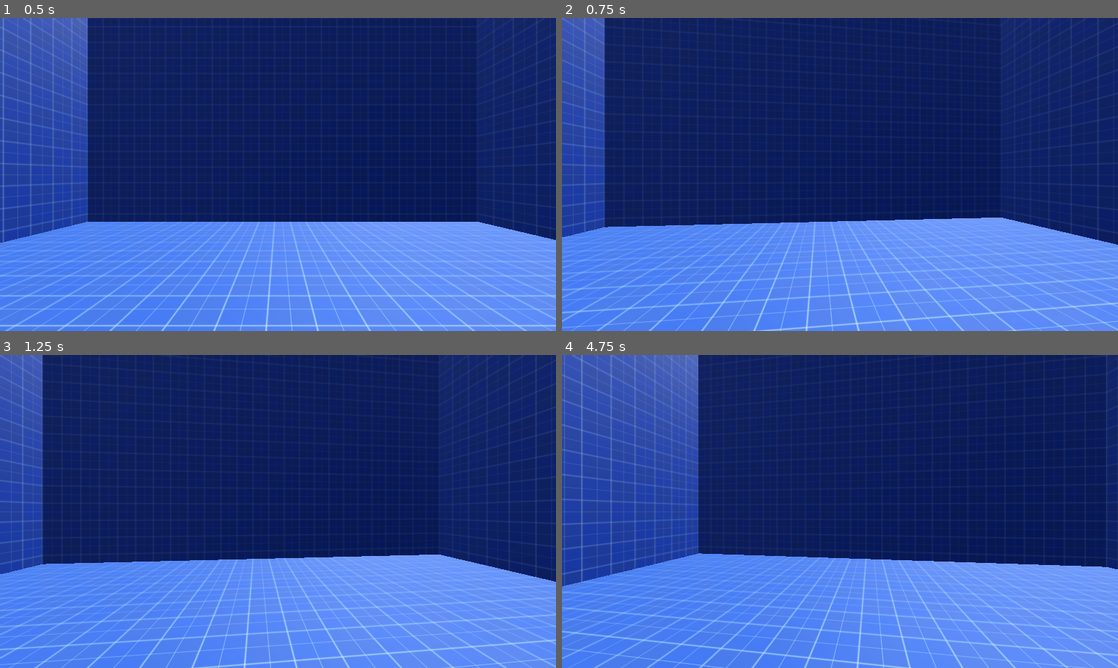
Above: before the commit, frames 1-4 (two rows, left to right).
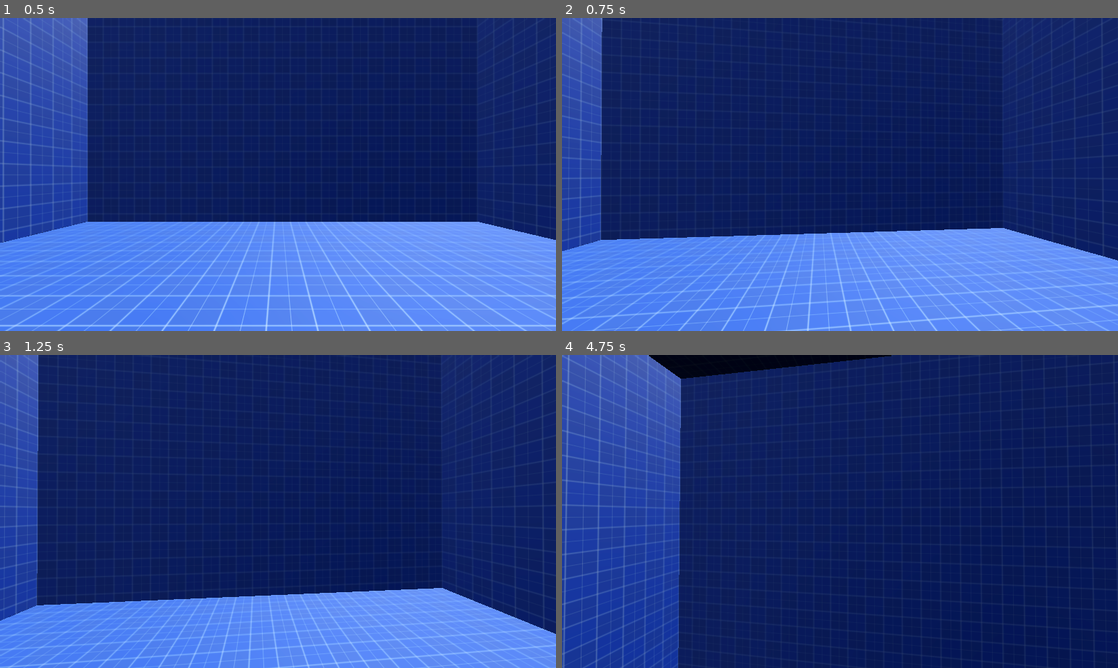
Above: after the commit, the same moments.

Repository: Lyfriss/GMTK_summer_game_jam
Game: Godot game, scene res://Levels/level_0.tscn
Same seed, same stepped clock (60 frames per second), same inputs: the game is played once before the commit and once after it. The project has no main scene, so this scene is started directly.
Inputs (mouse positions are in pixels of both pictures, inside the frame that each line leads up to):
- Up to frame 1 (0.5 s): no input
- Up to frame 2 (0.75 s): tap Enter at 0.5 s; move the mouse to (867, 174) at 0.52 s; hold Q (move_up, bound only after the commit) from 0.53 s (still down); tap W (move_foward, bound only after the commit) at 0.6 s
- Up to frame 3 (1.25 s): keep holding Q (move_up, bound only after the commit)
- Up to frame 4 (4.75 s): keep holding Q (move_up, bound only after the commit); move the mouse to (812, 511) at 1.27 s; tap Left (recording_scroll_backward) at 1.35, 4.35 s; tap W (move_foward, bound only after the commit) at 1.55, 2.3, 2.85, 3.6, 4.55 s; move the mouse to (851, 505) at 2.02 s; hold Right (recording_scroll_foward) 2.03-2.78 s; move the mouse to (834, 517) at 2.77 s; move the mouse to (878, 514) at 3.52 s; move the mouse to (795, 508) at 4.27 s

Frame 1 is identical in both runs. In frame 2, 9.3% of the frame differs, in the area x 0-100%, y 0-100%; in frame 3, 17%; in frame 4, 39%.

Commit message:
Player movement in 3D

Diff:
--- a/Scripts/player.gd
+++ b/Scripts/player.gd
@@ -2,6 +2,7 @@
 
 @export var normal_speed : float = 7.5
 @export var mouse_sensetivity : float = 100
+var max_pitch : float = 90
 var mouse_delta : Vector2
 
 func _ready() -> void:
@@ -15,8 +16,25 @@
 
 	if event is InputEventMouseMotion and Input.mouse_mode == Input.MOUSE_MODE_CAPTURED :
 		mouse_delta = event.relative
-		print("Mouse Delta: " +str(mouse_delta))
 
 func _physics_process(delta: float) -> void:
+	manage_rotation(delta)
+
+	if Input.is_action_pressed("move_up"):
+		velocity.y = normal_speed
+
+	if Input.is_action_pressed("move_down"):
+		velocity.y = -normal_speed
+
+	var input_vector := Input.get_vector("move_left","move_right","move_foward","move_backward").normalized()
+	var direction := transform.basis * Vector3(input_vector.x, 0, input_vector.y)
+	velocity = lerp(velocity, direction * normal_speed, 10 * delta)
+
+	move_and_slide()
+
+
+func manage_rotation(delta: float) -> void:
 	rotation.y -= mouse_delta.x * delta * mouse_sensetivity * 0.001
+	rotation.x -= mouse_delta.y * delta * mouse_sensetivity * 0.001
+	rotation.x = clamp(rotation.x, -deg_to_rad(max_pitch), deg_to_rad(max_pitch))
 	mouse_delta = Vector2.ZERO
--- a/project.godot
+++ b/project.godot
@@ -30,6 +30,26 @@
 "events": [Object(InputEventKey,"resource_local_to_scene":false,"resource_name":"","device":-1,"window_id":0,"alt_press …(191 unchanged characters)…
 ]
 }
+move_foward={
+"deadzone": 0.2,
+"events": [Object(InputEventKey,"resource_local_to_scene":false,"resource_name":"","device":-1,"window_id":0,"alt_pressed":false,"shift_pressed":false,"ctrl_pressed":false,"meta_pressed":false,"pressed":false,"keycode":0,"physical_keycode":87,"key_label":0,"unicode":119,"location":0,"echo":false,"script":null)
+]
+}
+move_backward={
+"deadzone": 0.2,
+"events": [Object(InputEventKey,"resource_local_to_scene":false,"resource_name":"","device":-1,"window_id":0,"alt_pressed":false,"shift_pressed":false,"ctrl_pressed":false,"meta_pressed":false,"pressed":false,"keycode":0,"physical_keycode":83,"key_label":0,"unicode":115,"location":0,"echo":false,"script":null)
+]
+}
+move_up={
+"deadzone": 0.2,
+"events": [Object(InputEventKey,"resource_local_to_scene":false,"resource_name":"","device":-1,"window_id":0,"alt_pressed":false,"shift_pressed":false,"ctrl_pressed":false,"meta_pressed":false,"pressed":false,"keycode":0,"physical_keycode":81,"key_label":0,"unicode":113,"location":0,"echo":false,"script":null)
+]
+}
+move_down={
+"deadzone": 0.2,
+"events": [Object(InputEventKey,"resource_local_to_scene":false,"resource_name":"","device":-1,"window_id":0,"alt_pressed":false,"shift_pressed":false,"ctrl_pressed":false,"meta_pressed":false,"pressed":false,"keycode":0,"physical_keycode":69,"key_label":0,"unicode":101,"location":0,"echo":false,"script":null)
+]
+}
 recording_togle_pause={
 "deadzone": 0.2,
 "events": [Object(InputEventKey,"resource_local_to_scene":false,"resource_name":"","device":-1,"window_id":0,"alt_press …(191 unchanged characters)…
